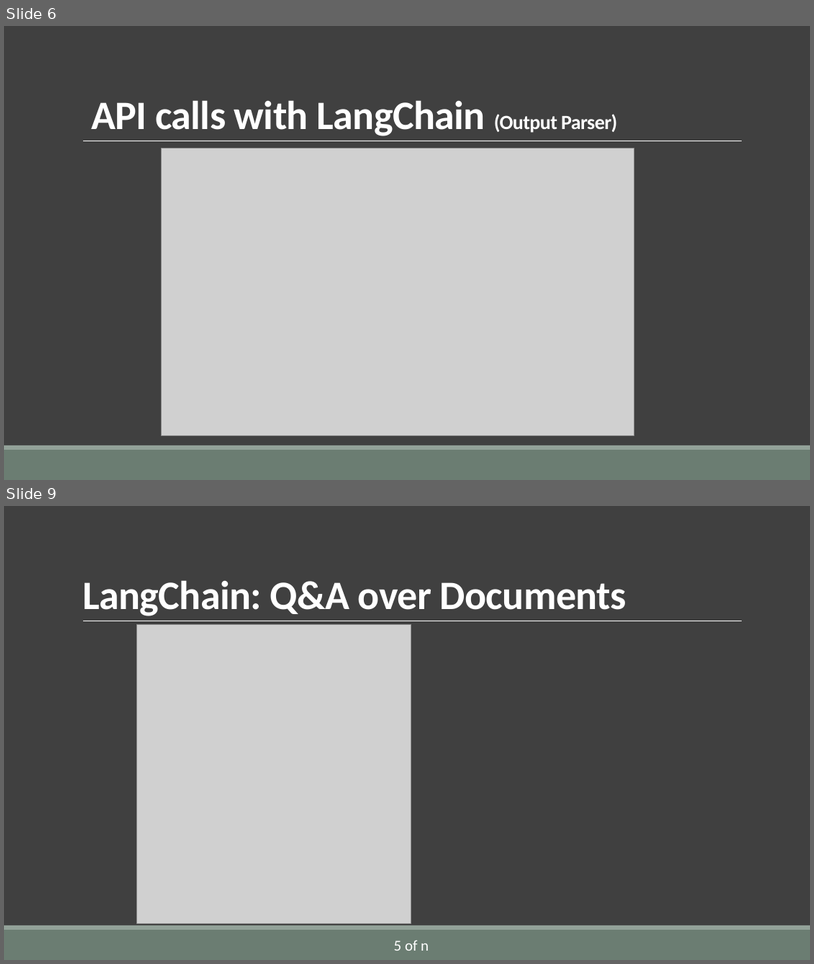
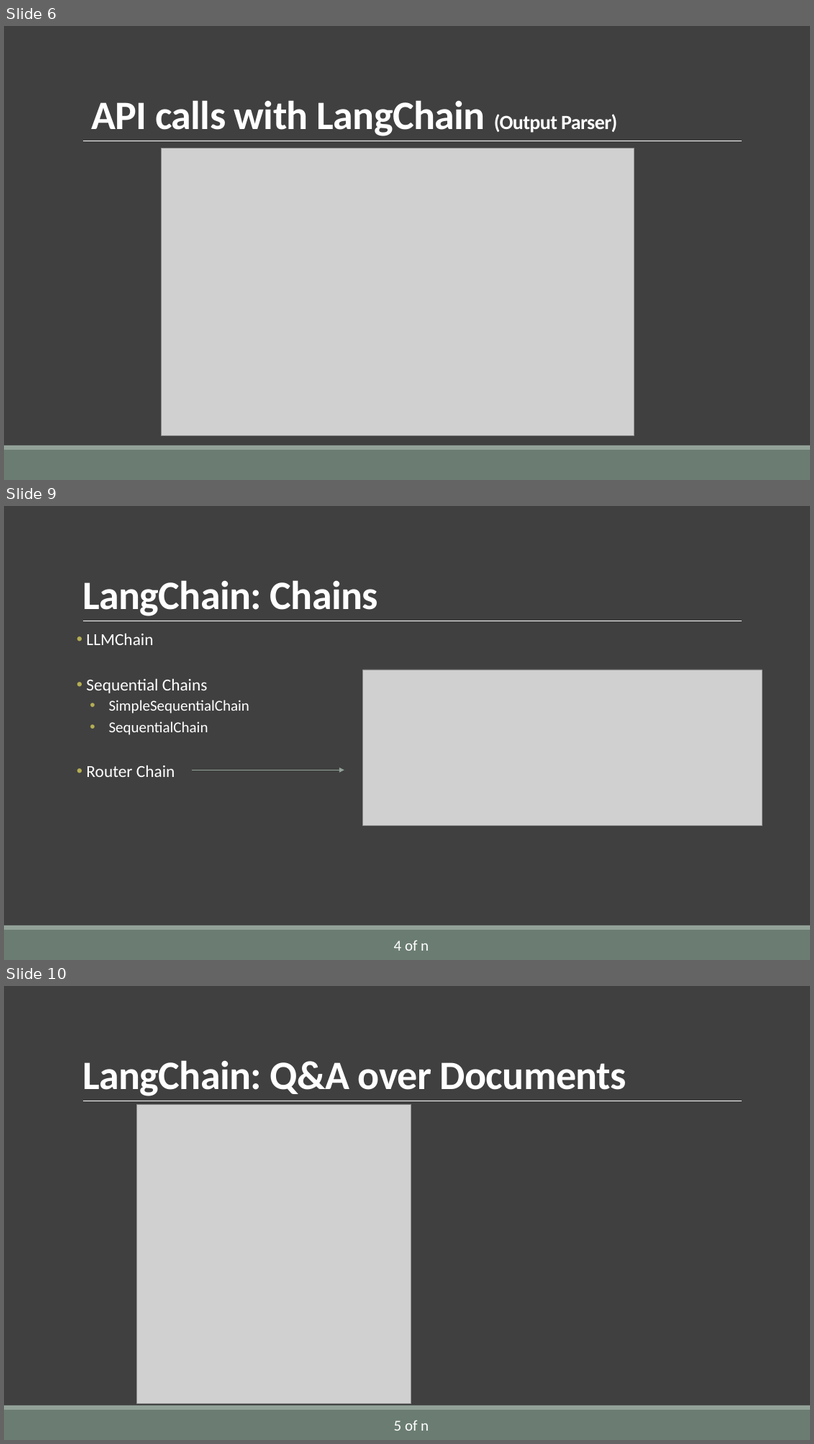
Before and after one commit to AlirezaSaei1/NLP-Assignments, a slide deck: Presentation/Slides/Presentation.pptx. Shown one above the other, each under a label of ours: slides 6 and 9 before the commit, slides 6, 9 and 10 after it; the slides between them are not shown. The pictures are 814x964 and 814x1444 pixels, drawn with LibreOffice and Linux fonts; fonts in the diff are those of the drawing; grey boxes stand for pictures. Boxes give left, top, right and bottom in pixels: in the first picture for what was removed or moved away, otherwise in the second. Text is boxed around its words. In the diff, an @@ line names an element or a change of style, - is before the commit and + after.

```diff
--- a/Presentation/Slides/Presentation.pptx
+++ b/Presentation/Slides/Presentation.pptx
@@ slide 9 added at bbox=[4, 506, 810, 960], background #404040; not listed: 3 template elements that a slide beside it also shows @@
@@ title added at bbox=[82, 580, 378, 616], 48 pt, text #FFFFFF, bold @@
+LangChain: Chains
@@ text added at bbox=[86, 633, 250, 777], 18 pt, text #FFFFFF @@
+• LLMChain
+• Sequential Chains
+  • SimpleSequentialChain
+  • SequentialChain
+• Router Chain
@@ picture added at bbox=[363, 669, 763, 826] @@
@@ arrow added from (191, 770) to (345, 770), #93A299 1 pt @@
@@ text added at bbox=[394, 939, 429, 950], 18 pt, text #FFFFFF @@
+4 of n
@@ what was slide 9 is now slide 10 @@
```
Also in this commit, not shown: 4 slides changed, 1 other slide added, 1 other file.
